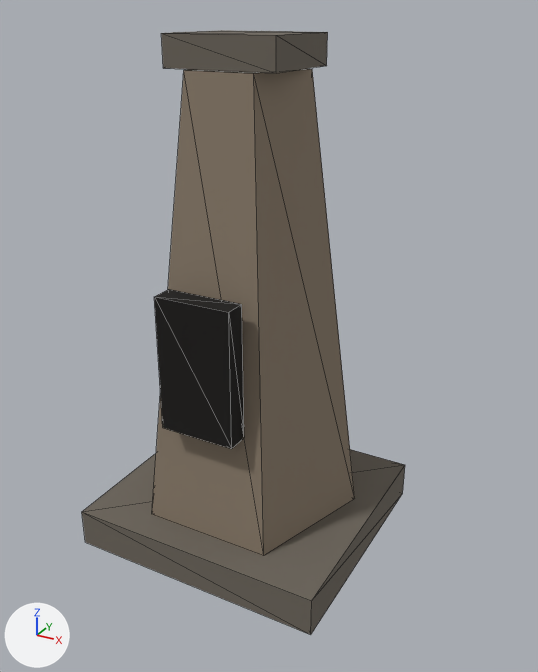
The glTF model art-src/blender/exports/tambotoco/tambotoco_huaca_lod1.glb, before and after one commit.
Both versions are drawn from a 50 mm lens placed at (3.52, -5.99, 5.28), pointed at (0.3, -0.14, 2.36). The lights are fixed; the arrows at lower left show +X, +Y and +Z. The older version comes first. Mesh edges are drawn as thin lines. Vertices at exactly the same position are counted once.

Names of what the first picture shows: 'tambotoco_huaca.001'.
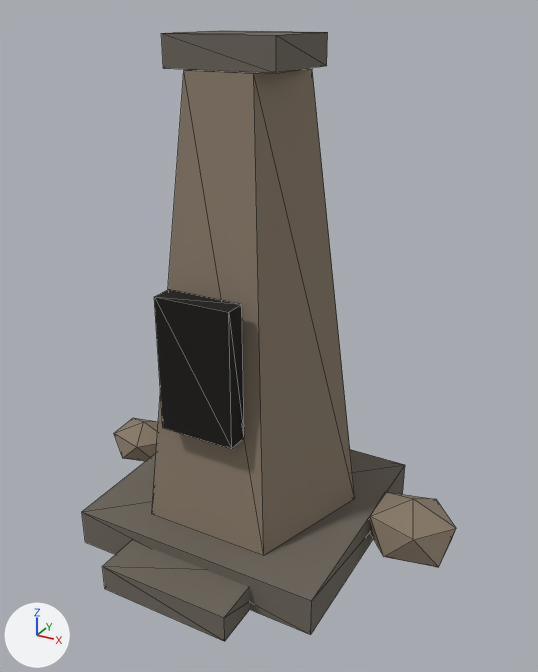
Where the change shows, as pixel boxes [x1, y1, x2, y2] in the pictures (538 x 672 px):
'tambotoco_huaca.001', reshaped (16% wider)
    before: [82, 30, 405, 635]
    after: [82, 30, 456, 641]
part 1 of me_cube_019, added
    after: [103, 540, 250, 641]
part 2 of me_cube_019, added (brown)
    after: [114, 418, 158, 461]
part 3 of me_cube_019, added (brown)
    after: [369, 492, 456, 568]

What changed in the scene script:
```text
Change me_cube_019:
    used by ob_tambotoco_huaca_001; location = (0.0, 0.0, 0.0)
    remove me_cube_019.from_pydata(...)  # 34 vertices, 52 faces; spans x -1.35..1.35, y -1.25..1.25, z 0.0..5.09
    add me_cube_019.from_pydata(...)  # 66 vertices, 104 faces; spans x -2.16..2.22, y -1.7..1.25, z -0.11..5.09
    me_cube_019 part 1: a new loose piece, a box spanning x -0.7..0.7, y -1.7..-1.0, z 0.0..0.28, in mat_mat_tambotoco_rockdark (dark grey #6e675d)
    me_cube_019 part 2
    12 vertices are added at x -2.16..-1.36, y 0.04..0.69, z 0.01..0.57
    20 new faces join them, mat_mat_tambotoco_rock (brown #8a7c6b)
    me_cube_019 part 3
    12 vertices are added at x 1.27..2.22, y -0.09..0.7, z -0.11..0.66
    20 new faces join them, mat_mat_tambotoco_rock (brown #8a7c6b)
```
